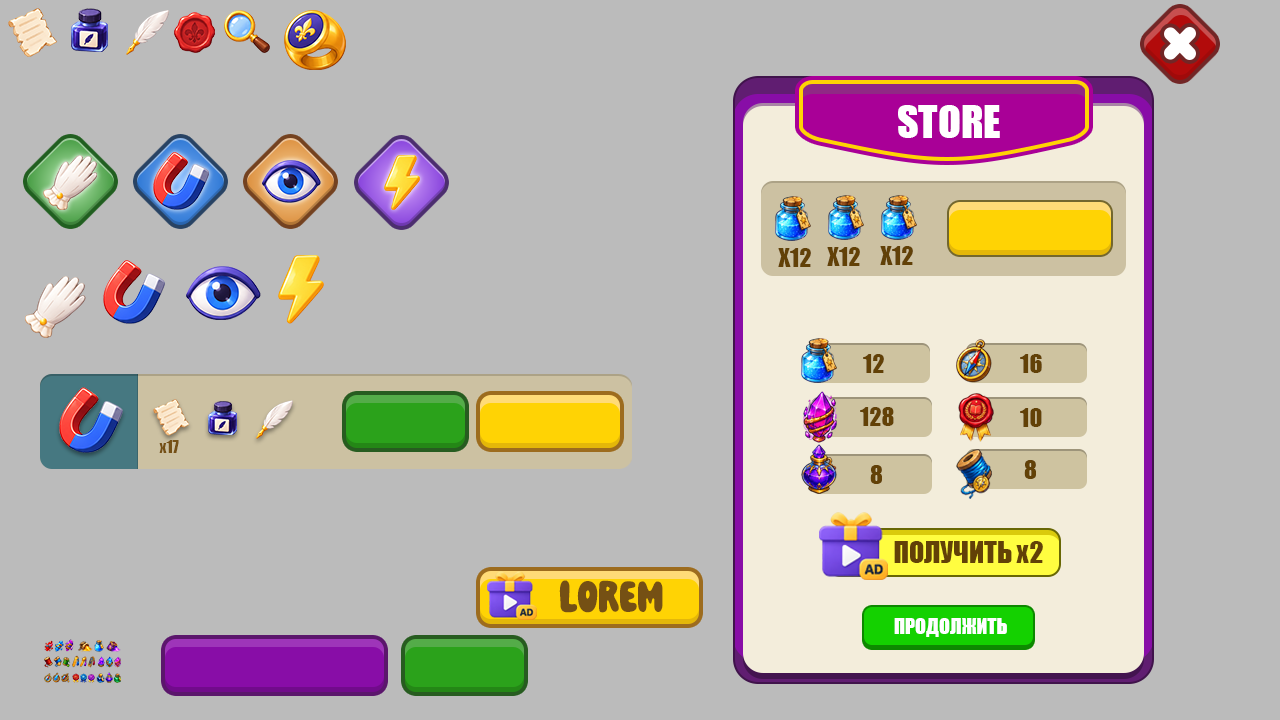
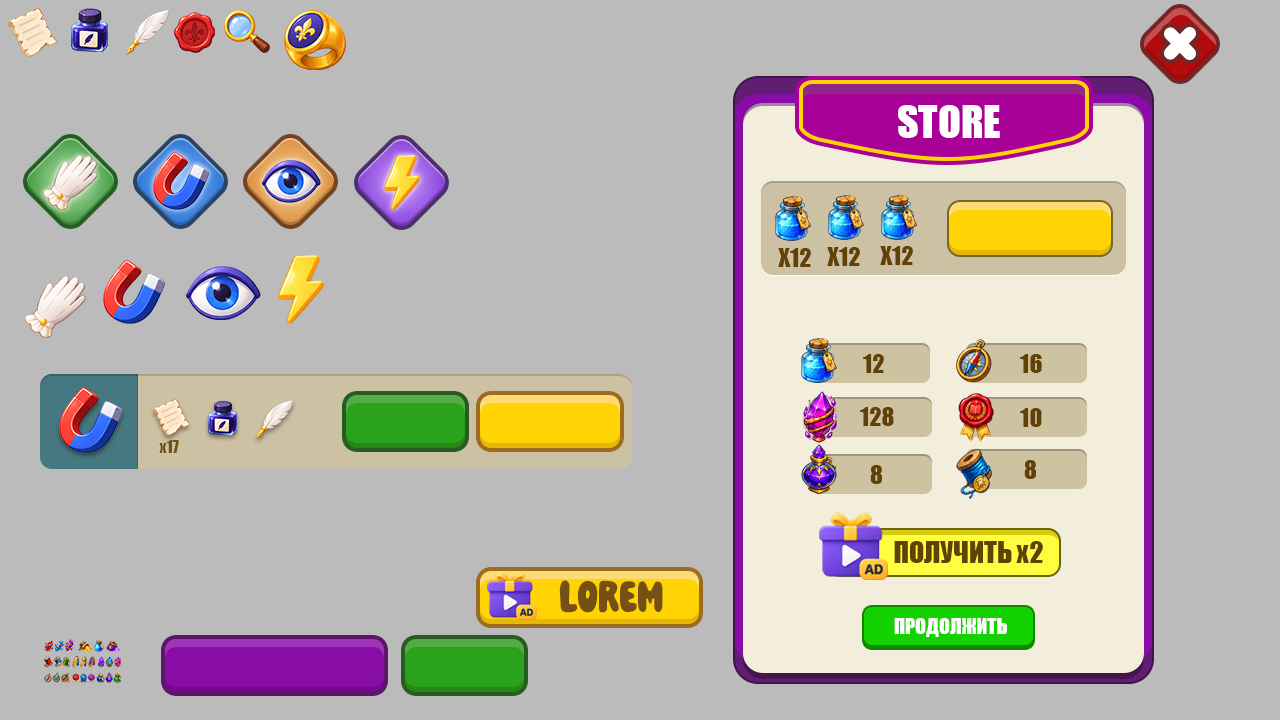
Layer changes from the first 1280x720 image to the second:
pixels changed over [761, 263, 1126, 276] (layer not identified)
